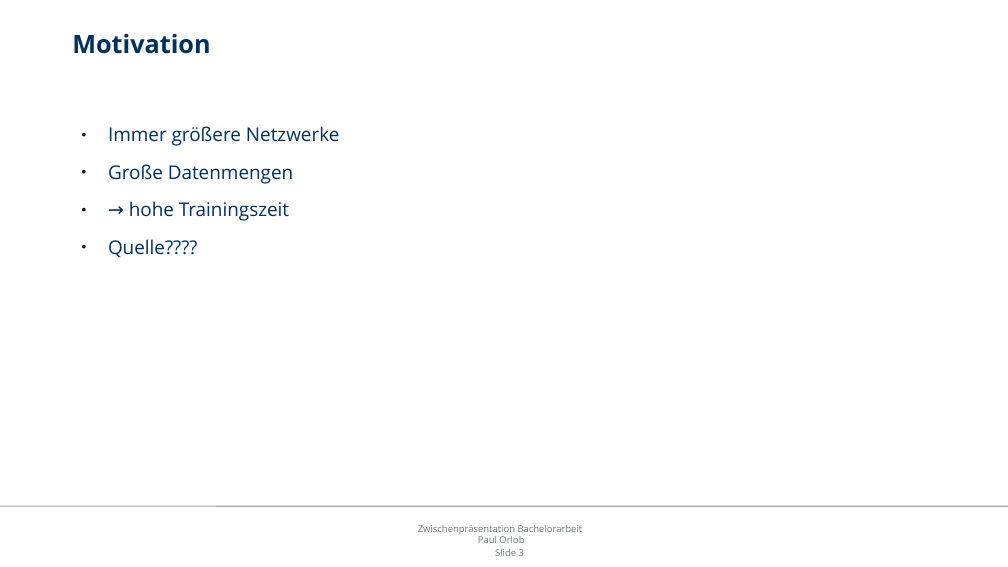
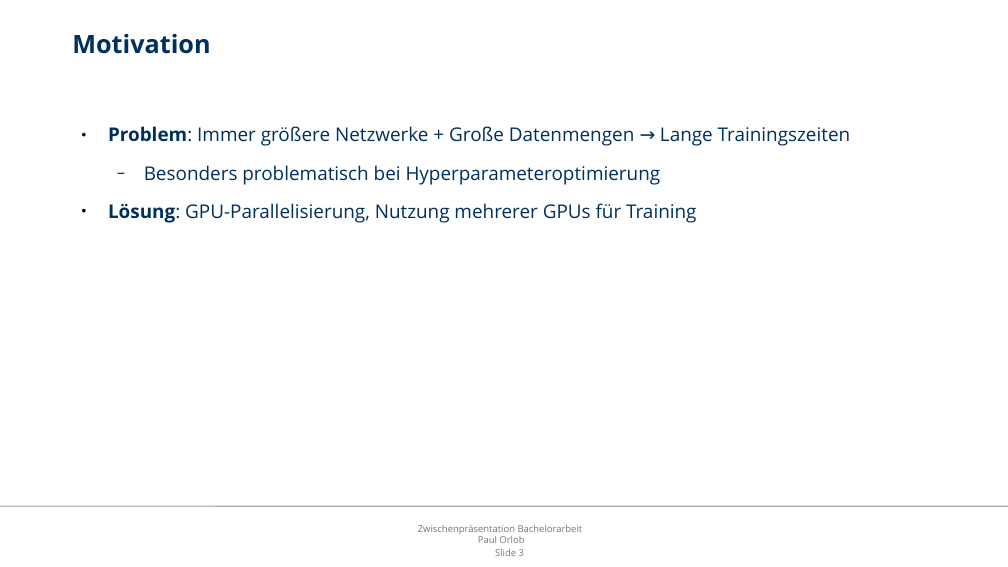
Before and after one commit to orlopau/bachelor-thesis-code, a slide deck: slide 3 of thesis/presentation.odp. Drawn at 1008x567 pixels with LibreOffice and Linux fonts; fonts in the diff are those of the drawing; background and template pictures are left out. Boxes give left, top, right and bottom in pixels: in the first picture for what was removed or moved away, otherwise in the second. Text is boxed around its words. In the diff, an @@ line names an element or a change of style, - is before the commit and + after.

```diff
--- a/thesis/presentation.odp
+++ b/thesis/presentation.odp
@@ text at box(108, 126, 851, 223): text changed @@
-● Immer größere Netzwerke
-● Große Datenmengen
-● → hohe Trainingszeit
-● Quelle????
+● Problem: Immer größere Netzwerke + Große Datenmengen → Lange Trainingszeiten
+  − Besonders problematisch bei Hyperparameteroptimierung
+● Lösung: GPU-Parallelisierung, Nutzung mehrerer GPUs für Training
```
Also in this commit, not shown: 3 other slides changed, 21 slides added, 1 slide removed, 11 other files.
